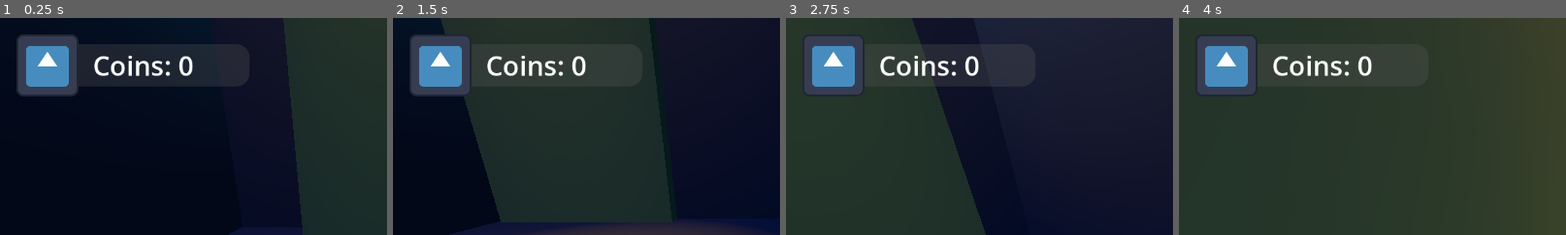
Above: before the commit, frames 1-4 (left to right).
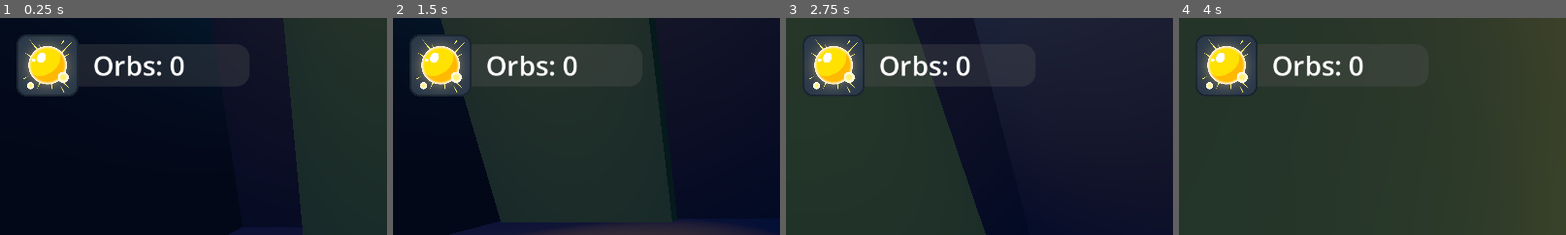
Above: after the commit, the same moments.

Repository: maliamae/GA110_MushroomLad_Godot
Game: Godot game, scene res://Scenes/dungeon_level.tscn
Two runs of this game, one before a commit and one after it. Both use one fixed random seed, a clock stepped at 60 frames per second and the inputs below. The project has no main scene, so this scene is started directly. The engine's default icon, where the game draws it, is replaced by a stand-in: a white triangle on a blue panel in a dark square.
Inputs (mouse positions are % of the whole screen's width and height, from its top left):
- Up to frame 1 (0.25 s): no input
- Up to frame 2 (1.5 s): tap Enter (ui_accept) at 0.5 s; move the mouse to (72, 45) at 0.52 s; hold D (move_right) 0.53-1.28 s; tap Shift (dash) at 0.6 s; tap Space (jump) at 0.77 s; move the mouse to (30, 55) at 1.27 s; hold S (move_backward) from 1.28 s (still down); click (30, 55) at 1.35 s
- Up to frame 3 (2.75 s): tap Space (jump) at 1.52 s; move the mouse to (52, 48) at 2.02 s; release S (move_backward) at 2.03 s; hold W (move_forward) from 2.03 s (still down); tap Shift (dash) at 2.1 s
- Up to frame 4 (4 s): keep holding W (move_forward); move the mouse to (49, 52) at 2.77 s; click (49, 52) at 2.85 s; tap Space (jump) at 3.02, 3.77 s; move the mouse to (57, 51) at 3.52 s; tap Shift (dash) at 3.6 s
The pictures show only the part of the screen within x 0-50%, y 0-50%; the shares and areas given below are measured in that part.

The runs differ from the first frame. In frame 1, 3.2% of the frame differs, in the area x 4-50%, y 7-37%; in frame 2, 3.2%; in frame 3, 3.2%; in frame 4, 3.2%.

Commit message:
dumb dumb idiot (i love you)

Diff:
--- /dev/null
+++ b/Scenes/collectible_win_screen.tscn
@@ -0,0 +1,40 @@
+[gd_scene format=3 uid="uid://c2trxe7cvpuce"]
+
+[ext_resource type="Script" uid="uid://bu061jr7ckvrn" path="res://Scripts/collectible_win_screen.gd" id="1_h45x8"]
+[ext_resource type="Texture2D" uid="uid://cetebsv7dunoq" path="res://Assets/Textures/Light_Orb_UI.png" id="2_ru8ey"]
+
+[sub_resource type="StyleBoxFlat" id="StyleBoxFlat_my7ss"]
+bg_color = Color(0.22, 0.22, 0.22, 0.5176471)
+
+[node name="collectible_win_screen" type="CanvasLayer" unique_id=1765468864]
+script = ExtResource("1_h45x8")
+
+[node name="Panel" type="Panel" parent="." unique_id=1461214648]
+offset_right = 1152.0
+offset_bottom = 649.0
+theme_override_styles/panel = SubResource("StyleBoxFlat_my7ss")
+
+[node name="CongratsLabel" type="Label" parent="." unique_id=456324915]
+offset_left = 192.0
+offset_top = 144.0
+offset_right = 962.0
+offset_bottom = 276.0
+size_flags_horizontal = 0
+theme_override_font_sizes/font_size = 96
+text = "Congratulations!"
+
+[node name="TotalLabel" type="Label" parent="." unique_id=1781256322]
+offset_left = 584.0
+offset_top = 336.0
+offset_right = 710.0
+offset_bottom = 449.0
+theme_override_font_sizes/font_size = 82
+text = "4/4"
+
+[node name="TextureRect" type="TextureRect" parent="." unique_id=162359244]
+offset_left = 432.0
+offset_top = 320.0
+offset_right = 560.0
+offset_bottom = 448.0
+texture = ExtResource("2_ru8ey")
+expand_mode = 1
--- a/Scenes/dungeon_level.tscn
+++ b/Scenes/dungeon_level.tscn
@@ -4,6 +4,7 @@
 [ext_resource type="PackedScene" uid="uid://nf2e13spbwas" path="res://Scenes/oubliette.tscn" id="2_ha38h"]
 [ext_resource type="PackedScene" uid="uid://cpojmtkxmvcu1" path="res://Scenes/hud.tscn" id="2_ns21y"]
 [ext_resource type="PackedScene" uid="uid://7h837y2b1pw0" path="res://Scenes/water_plane.tscn" id="3_3cvh8"]
+[ext_resource type="PackedScene" uid="uid://c2trxe7cvpuce" path="res://Scenes/collectible_win_screen.tscn" id="3_a2ni8"]
 [ext_resource type="PackedScene" uid="uid://1s7wuolsl15i" path="res://Scenes/side_wall.tscn" id="4_n8u0m"]
 [ext_resource type="PackedScene" uid="uid://oxtllupxk4bo" path="res://Scenes/roof.tscn" id="5_66i6n"]
 [ext_resource type="PackedScene" uid="uid://cqm1f7q41ubug" path="res://Scenes/wall_pillar.tscn" id="5_f7i5e"]
@@ -74,6 +75,8 @@
 
 [node name="HUD" parent="." unique_id=973048632 instance=ExtResource("2_ns21y")]
 
+[node name="collectible_win_screen" parent="." unique_id=1765468864 instance=ExtResource("3_a2ni8")]
+
 [node name="WorldEnvironment" type="WorldEnvironment" parent="." unique_id=1151782595]
 environment = SubResource("Environment_ha38h")
 
@@ -706,9 +709,19 @@
 
 [node name="Coin2" parent="Collectibles" unique_id=877898555 instance=ExtResource("17_jinqq")]
 transform = Transform3D(1, 0, 0, 0, 1, 0, 0, 0, 1, -7.625, 8.375, -8.875)
+type = 2
 
 [node name="Coin3" parent="Collectibles" unique_id=211132768 instance=ExtResource("17_jinqq")]
 transform = Transform3D(1, 0, 0, 0, 1, 0, 0, 0, 1, -0.25, 3.625, -5)
+type = 2
+
+[node name="Coin" parent="Collectibles" unique_id=69247005 instance=ExtResource("17_jinqq")]
+transform = Transform3D(1, 0, 0, 0, 1, 0, 0, 0, 1, 7.400691, 9.6819935, -10.322805)
+type = 2
+
+[node name="Coin4" parent="Collectibles" unique_id=1503791201 instance=ExtResource("17_jinqq")]
+transform = Transform3D(1, 0, 0, 0, 1, 0, 0, 0, 1, 2.2746487, 3.6759596, -21.86834)
+type = 2
 
 [node name="Checkpoints" type="Node3D" parent="." unique_id=1084412461]
 
@@ -721,11 +734,5 @@
 [node name="RespawnPoint" type="Node3D" parent="." unique_id=1719151064]
 transform = Transform3D(1, 0, 0, 0, 1, 0, 0, 0, 1, 0, 3.956, -1.4)
 
-[node name="Coin" parent="." unique_id=69247005 instance=ExtResource("17_jinqq")]
-transform = Transform3D(1, 0, 0, 0, 1, 0, 0, 0, 1, 7.400691, 9.6819935, -10.322805)
-
-[node name="Coin2" parent="." unique_id=1503791201 instance=ExtResource("17_jinqq")]
-transform = Transform3D(1, 0, 0, 0, 1, 0, 0, 0, 1, 2.2746487, 3.6759596, -21.86834)
-
 [editable path="Vines/vine2"]
 [editable path="Vines/vine4"]
--- a/Scenes/hud.tscn
+++ b/Scenes/hud.tscn
@@ -1,7 +1,7 @@
 [gd_scene format=3 uid="uid://cpojmtkxmvcu1"]
 
 [ext_resource type="Script" uid="uid://dxhvog6hlmej3" path="res://Scripts/hud.gd" id="1_fccik"]
-[ext_resource type="Texture2D" uid="uid://cksyoir5i3xns" path="res://icon.svg" id="2_bjfho"]
+[ext_resource type="Texture2D" uid="uid://cetebsv7dunoq" path="res://Assets/Textures/Light_Orb_UI.png" id="2_fccik"]
 
 [sub_resource type="StyleBoxFlat" id="StyleBoxFlat_3gfia"]
 bg_color = Color(0.3380997, 0.33809972, 0.33809954, 0.3137255)
@@ -34,5 +34,5 @@
 offset_top = 24.0
 offset_right = 117.0
 offset_bottom = 117.0
-texture = ExtResource("2_bjfho")
+texture = ExtResource("2_fccik")
 expand_mode = 1
--- a/Scripts/checkpoint.gd
+++ b/Scripts/checkpoint.gd
@@ -4,22 +4,21 @@
 var rays : int
 var has_entered := false
 
+#signal containing checkpoint position and number of rays currently collected
 signal checkpoint_reached(pos, rays)
 
 # Called when the node enters the scene tree for the first time.
 func _ready() -> void:
+	#connect signal to function in manager
 	checkpoint_reached.connect(CheckpointManager.set_new_checkpoint)
+	#set variable to current position
 	pos = Vector3(global_position.x, global_position.y + 2, global_position.z)
 
-
-# Called every frame. 'delta' is the elapsed time since the previous frame.
-func _process(delta: float) -> void:
-	pass
-
 func _on_body_entered(body):
+	#when player reaches checkpoint for the first time, data is passed through signal to checkpoint manager
 	if body.name == "Player" && not has_entered:
 		#get current number of rays collected
-		rays = CollectibleManager.get_amount(CollectibleManager.CollectibleType.COIN)
+		rays = CollectibleManager.get_amount(CollectibleManager.CollectibleType.ORB)
 		#turn bool to true so the checkpoint can't get set twice
 		has_entered = true
 		#send signal to checkpoint manager with this position
--- a/Scripts/checkpoint_manager.gd
+++ b/Scripts/checkpoint_manager.gd
@@ -1,13 +1,14 @@
 extends Node
 
-#var initial_respawn_pos : Vector3
 var respawn_pos : Vector3
 var saved_rays : int
 
 var type : CollectibleManager.CollectibleType
 var amount
 
+#signal to notify collectible manager of a new checkpoint being established
 signal checkpoint_updated
+#signal that passes values of collectible type and amount to collectible manager to reset the collectible amount to the amount saved at last checkpoint
 signal reset_rays(type, amount)
 
 # Called when the node enters the scene tree for the first time.
@@ -15,21 +16,17 @@
 	checkpoint_updated.connect(CollectibleManager.reset_stored_list)
 	reset_rays.connect(CollectibleManager.set_amount)
 
-
-# Called every frame. 'delta' is the elapsed time since the previous frame.
-func _process(delta: float) -> void:
-	pass
-
 func set_new_checkpoint(pos : Vector3, amount : int):
+	#stores checkpoint info as respawn position and number of collectibles to be respawned with
 	respawn_pos = pos
 	saved_rays = amount
 	emit_signal("checkpoint_updated")
-	#print(respawn_pos)
 
 func reset():
-	#respawn_pos = initial_respawn_pos
+	#resets scene with original respawn point at beginning of level
 	await get_tree().create_timer(.5).timeout
 	respawn_pos = Vector3(0.0, 3.956, -1.4)
 
 func respawn_player():
-	emit_signal("reset_rays", CollectibleManager.CollectibleType.COIN, saved_rays)
+	#when triggered, signals to collectible manager to reset to saved number of collectibles
+	emit_signal("reset_rays", CollectibleManager.CollectibleType.ORB, saved_rays)
--- a/Scripts/collectible.gd
+++ b/Scripts/collectible.gd
@@ -16,28 +16,33 @@
 signal store_node(collectible)
 
 func _ready():
+	#connect signals to collectible manager functions
 	collected.connect(CollectibleManager.add_collectible)
 	store_node.connect(CollectibleManager.store_collectible)
 
+	#oscilating info
 	initial_pos = global_position
 	max_height = global_position.y
 	min_height = global_position.y - move_distance
 	oscilate_t = randf_range(0.0, 1.0) #gives random variation of starting time in oscilation sequence
+
+	#variable used to store node in list
 	collectible = self
 
 func _physics_process(delta: float) -> void:
+	#collectible idle movement
 	rotate_y(deg_to_rad(ROT_SPEED))
 	oscilate_height(delta)
 
 func _on_body_entered(body):
-	if body.name == "Player":
-		emit_signal("collected", type, amount)
-		emit_signal("store_node", collectible)
-		hide()
-		#call_deferred("queue_free")
+	#when player collides with collectible and the collectible is visible, object is hidden and signals are sent
+	if body.name == "Player" && visible:
+		emit_signal("collected", type, amount) #passes info to manager about amount to add
+		emit_signal("store_node", collectible) #stores node in list of collectibles collected since last checkpoint
+		hide() #hides not destroys in case player dies before reaching next checkpoint, in case checkpoint needs to be respawned
 
 
-#moves platform up and down constantly
+#moves collectible up and down constantly
 func oscilate_height(delta):
 	global_position = Vector3(initial_pos.x, lerpf(max_height, min_height, oscilate_t),initial_pos.z)
 	oscilate_t += 0.01 * move_speed * delta
--- a/Scripts/collectible_manager.gd
+++ b/Scripts/collectible_manager.gd
@@ -5,44 +5,55 @@
 signal collectibles_updated
 
 var collectibles : Dictionary[int, int]={}
-
+#list to store collectibles collected since last checkpoint
 var stored_collectibles : Array
 
 func _ready() -> void:
+	#ensures players start from 0 collectibles
 	reset()
 
 func reset():
+	#reset collectible values to 0 and upadtes UI
 	collectibles.clear()
 	for type in CollectibleType.values():
 		collectibles[type] = 0
 		emit_signal("collectibles_updated")
 
 func add_collectible(type: CollectibleType, amount :=1):
+	#adds amount of collectibles collected to stored variable according to type
 	if not collectibles.has(type):
 		collectibles[type] = 0
 
 	collectibles[type] += amount
-	print(CollectibleType.keys()[type], ": ", collectibles[type])
+	#print(CollectibleType.keys()[type], ": ", collectibles[type])
 
+	#sends signal to UI
 	emit_signal("collectibles_updated")
 
 func get_amount(type: CollectibleType)-> int:
+	#returns amount of collectible type
 	return collectibles.get(type, 0)
 
 func set_amount(type: CollectibleType, amount: int):
+	#sets amount of collectible type
 	if collectibles.has(type):
 		collectibles[type] = amount
 
+	#respawns any stored collectibles in list that are not visible
 	respawn_stored_list()
+	#update UI
 	emit_signal("collectibles_updated")
 
 func store_collectible(collectible):
+	#adds collectible to list when collected
 	if not stored_collectibles.has(collectible):
 		stored_collectibles.append(collectible)
 
 	#print(stored_collectibles)
 
 func reset_stored_list():
+	#destroys each collectible in stored list and clears list
+	#called when new checkpoint is reached
 	if stored_collectibles != null:
 		#print(stored_collectibles)
 		for item in stored_collectibles:
@@ -52,6 +63,8 @@
 		return
 
 func respawn_stored_list():
+	#shows invisible collectibles from list and removes them from the list
+	#when player is respawned
 	if stored_collectibles != null:
 		#print(stored_collectibles)
 		for item in stored_collectibles:
--- /dev/null
+++ b/Scripts/collectible_win_screen.gd
@@ -0,0 +1,17 @@
+extends CanvasLayer
+
+@onready var total_label: Label = $TotalLabel
+@onready var hud: CanvasLayer = $"../HUD"
+
+
+# Called when the node enters the scene tree for the first time.
+func _ready() -> void:
+	hide()
+	CollectibleManager.collectibles_updated.connect(win_screen)
+
+func win_screen():
+	#displays node when win condition is met
+	var total_collected = CollectibleManager.get_amount(CollectibleManager.CollectibleType.ORB)
+	if total_collected == 4:
+		show()
+		hud.hide()
--- a/Scripts/fall_zone.gd
+++ b/Scripts/fall_zone.gd
@@ -1,19 +1,22 @@
 extends Area3D
 
+#signal to notify checkpoint manager when player is respawned
 signal player_respawned
 
 func _ready() -> void:
+	#connect signal
 	player_respawned.connect(CheckpointManager.respawn_player)
 
 func _on_body_entered(body: Node3D) -> void:
+	#kill player
 	if body.name == "Player":
 		#get_tree().reload_current_scene()
 		call_deferred("respawn_player", body)
 
 func respawn_player(body):
+	#respawn player at respawn point established in checkpoint manager
 	await get_tree().create_timer(.5).timeout
-	#get_tree().get_node("Player").global_position = CheckpointManager.respawn_pos
-	#get_tree().get_root().get_node("Player").global_position = CheckpointManager.respawn_pos
 	#get_tree().reload_current_scene()
+	#send signal to checkpoint manager
 	emit_signal("player_respawned")
 	body.global_position = CheckpointManager.respawn_pos
--- a/Scripts/hud.gd
+++ b/Scripts/hud.gd
@@ -1,6 +1,6 @@
 extends CanvasLayer
 
-@onready var coin_label: Label = %CoinLabel
+@onready var orb_label: Label = %CoinLabel
 
 
 var CT = CollectibleManager.CollectibleType
@@ -10,4 +10,4 @@
 	update_ui()
 
 func update_ui():
-	coin_label.text = "Coins: " + str(CollectibleManager.get_amount(CT.COIN))
+	orb_label.text = "Orbs: " + str(CollectibleManager.get_amount(CT.ORB))
Binary file added: Assets/Textures/Light_Orb_UI.png
Not shown, added: Assets/Textures/Light_Orb_UI.png.import
Not shown, added: Scripts/collectible_win_screen.gd.uid
